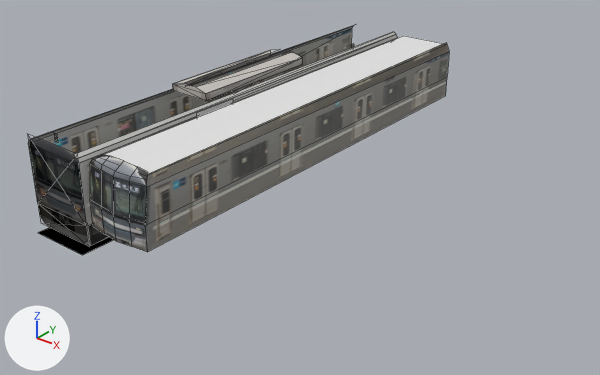
The Blender file モデリング/車両/13000/13000.blend, before and after one commit.
Camera for both pictures: a 50 mm camera at (22.9, -34.6, 14.7) aimed at (4.1, -11.1, 0.1). The axes (+X, +Y, +Z) are drawn at lower left. The lights are the same throughout. Mesh edges are drawn as thin lines.

The older version as bpy lines, for what is in view:
```python
me_mesh_002 = bpy.data.meshes.new('mesh.002')
me_mesh_002.from_pydata(...)  # 4 vertices, 2 faces; spans x -0.1..0.0, y -9.8..9.8, z -0.1..0.1
me_mesh_002.materials.append(mat_13000tc1lgcmaterial_002)
me_平面 = bpy.data.meshes.new('平面')
me_平面.from_pydata([(-1.0, -0.99, 0.0), (1.1, -0.99, 0.0), (-1.0, 1.0, 0.0), (1.1, 1.0, 0.0)], [], [(0, 1, 3, 2)])
me_平面_001 = bpy.data.meshes.new('平面.001')
me_平面_001.from_pydata(...)  # 25 vertices, 16 faces; spans x -1.0..1.0, y -1.0..1.03, z -0.48..0.17
me_平面_001.materials.append(mat_マテリアル)  # picture img_front3_png
me_平面_003 = bpy.data.meshes.new('平面.003')
me_平面_003.from_pydata(...)  # 8 vertices, 3 faces; spans x -1.0..1.0, y -1.01..1.0, z -0.2..0.0
me_平面_003.materials.append(mat_マテリアル_001)  # picture img_side1_png
# before: 0 (-0.96, -0.96, -0.17) at pixel (147, 174), 1 (1.0, -1.01, 0.0) at pixel (147, 251), 2 (-1.0, 1.0, -0.2) at pixel (446, 42), 3 (1.0, 1.0, 0.0) at pixel (445, 95), 6 (0.25, -1.01, 0.0) at pixel (145, 225)
# before: 7 (0.25, 1.0, 0.0) at pixel (447, 76)
ob_13000tc1lgc_002 = bpy.data.objects.new('13000tc1LGc.002', me_mesh_002)
ob_13000tc1lgc_002.location = (-1.35, -9.75, 3.42)
ob_平面 = bpy.data.objects.new('平面', me_平面)
ob_平面.location = (2.96, -9.66, 3.56)
ob_平面.scale = (1.13, 9.5, 1.0)
ob_平面_001 = bpy.data.objects.new('平面.001', me_平面_001)
ob_平面_001.location = (3.0, -19.4, 2.33)
ob_平面_001.rotation_euler = (1.571, 0.0, 0.0)  # degrees (90, 0, 0)
ob_平面_001.scale = (1.38, 1.34, 1.0)
ob_平面_003 = bpy.data.objects.new('平面.003', me_平面_003)
ob_平面_003.location = (4.38, -9.75, 2.32)
ob_平面_003.rotation_euler = (0.0, 1.571, 0.0)  # degrees (0, 90, 0)
ob_平面_003.scale = (1.31, 9.6, 1.0)
# also in view: '13000tc1LGc.011' at (1.4, -9.8, 2.2); '13000tc1LGc.018' at (0.0, -9.8, -0.1); '13000tc1LGc.014' at (0.6, -10.0, 4.0); '13000tc1LGc.012' at (1.4, -9.8, 3.4); '13000tc1LGc.004' at (0.0, -19.5, 0.6)
```
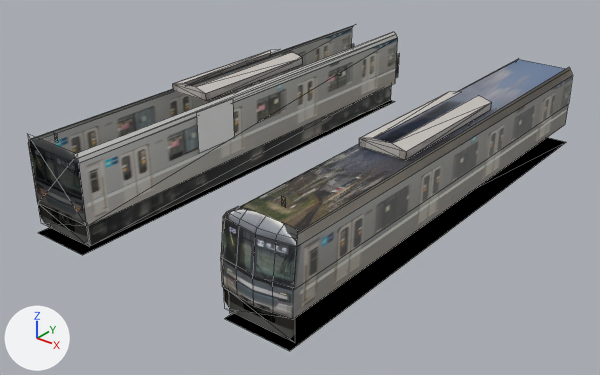
The newer file is also turned or shifted as a whole; pictures and numbers use the older file's frame.

What changed in the scene script:
```text
Add mat_13000tc1lgcmaterial_029:
    mat_13000tc1lgcmaterial_029 = bpy.data.materials.new('13000tc1LGcMaterial.029')
    # colours: black #000000
    # uses the picture img_skirt_png_001
Add mat_13000tc1lgcmaterial_028:
    mat_13000tc1lgcmaterial_028 = bpy.data.materials.new('13000tc1LGcMaterial.028')
    # colours: black #000000
    # uses the picture img_under_png_003
Add mat_13000tc1lgcmaterial_027:
    mat_13000tc1lgcmaterial_027 = bpy.data.materials.new('13000tc1LGcMaterial.027')
    # colours: black #000000
    # uses the picture img_antenna_png_001
Add mat_13000tc1lgcmaterial_026:
    mat_13000tc1lgcmaterial_026 = bpy.data.materials.new('13000tc1LGcMaterial.026')
    # colours: black #000000
    # uses the picture img_cooler2_png_003
Add mat_13000tc1lgcmaterial_025:
    mat_13000tc1lgcmaterial_025 = bpy.data.materials.new('13000tc1LGcMaterial.025')
    # colours: black #000000
    # uses the picture img_cooler_png_005
Add mat_13000tc1lgcmaterial_024:
    mat_13000tc1lgcmaterial_024 = bpy.data.materials.new('13000tc1LGcMaterial.024')
    # colours: black #000000
    # uses the picture img_cooler_png_004
Add mat_13000tc1lgcmaterial_023:
    mat_13000tc1lgcmaterial_023 = bpy.data.materials.new('13000tc1LGcMaterial.023')
    # colours: black #000000
    # uses the picture img_cooler_png_003
Add mat_13000tc1lgcmaterial_022:
    mat_13000tc1lgcmaterial_022 = bpy.data.materials.new('13000tc1LGcMaterial.022')
    # colours: black #000000
    # uses the picture img_cooler2_png_002
Change me_平面:
    where me_平面.from_pydata(...)  # 4 vertices, 1 face; spans x -1.0..1.1, y -0.99..1.0, z 0.0
    add me_平面.materials.append(mat_マテリアル_003)  # picture img_yane_jpg
Change me_平面_003:
    where me_平面_003.from_pydata(...)  # 8 vertices, 3 faces; spans x -1.0..1.0, y -1.01..1.0, z -0.2..0.0
    used by ob_平面_003; location = (4.38, -9.75, 2.32); rotation_euler = (0.0, 1.571, 0.0), in degrees (0, 90, 0); scale = (1.31, 9.6, 1.0)
    me_平面_003 part 1
    add for i in [*range(0, 4), 6, 7]: me_平面_003.vertices[i].co += Vector((0.0, 0.0, 6.08))
    me_平面_003.vertices[4].co: (-0.73, -0.99, 0.0) -> (-0.76, -0.99, 6.08)  # pixel (145, 187) -> pixel (296, 246)
    me_平面_003.vertices[5].co: (-0.71, 1.0, 0.0) -> (-0.74, 1.0, 6.08)  # pixel (449, 51) -> pixel (572, 75)
Add me_mesh_029:
    me_mesh_029.from_pydata([(1.3, 10.0, 0.0), (-1.3, 10.0, 0.0), (-1.3, -10.0, 0.0), (1.3, -10.0, 0.0)], [], [(0, 1, 2), (3, 0, 2)])
    me_mesh_029.materials.append(mat_13000tc1lgcmaterial_030)  # black #000000
Change ob_平面:
    ob_平面.location: (2.96, -9.66, 3.56) -> (9.04, -9.66, 3.52)
Change ob_平面_001:
    ob_平面_001.location: (3.0, -19.4, 2.33) -> (9.07, -19.4, 2.33)
Add ob_13000tc1lgc_028:
    ob_13000tc1lgc_028 = bpy.data.objects.new('13000tc1LGc.028', me_mesh_029)
    ob_13000tc1lgc_028.location = (9.07, -9.46, -0.1)
Add ob_13000tc1lgc_027:
    ob_13000tc1lgc_027 = bpy.data.objects.new('13000tc1LGc.027', me_mesh_028)  # 4 vertices, 4 faces; spans x -1.4..1.4, y 0.0, z -0.41..0.41
    ob_13000tc1lgc_027.location = (9.07, -19.34, 0.58)
Add ob_13000tc1lgc_026:
    ob_13000tc1lgc_026 = bpy.data.objects.new('13000tc1LGc.026', me_mesh_027)  # 4 vertices, 2 faces; spans x 0.0, y -9.6..9.6, z -0.5..0.5
    ob_13000tc1lgc_026.location = (7.87, -9.67, 0.53)
Add ob_13000tc1lgc_025:
    ob_13000tc1lgc_025 = bpy.data.objects.new('13000tc1LGc.025', me_mesh_026)  # 4 vertices, 4 faces; spans x -0.1..0.1, y 0.0, z -0.155..0.155
    ob_13000tc1lgc_025.location = (8.89, -17.9, 3.66)
    ob_13000tc1lgc_025.rotation_euler = (0.0, 0.0, -0.188)  # degrees (0, 0, -11)
Add ob_13000tc1lgc_024:
    ob_13000tc1lgc_024 = bpy.data.objects.new('13000tc1LGc.024', me_mesh_025)  # 4 vertices, 2 faces; spans x 0.0, y -3.0..3.0, z -0.15..0.15
    ob_13000tc1lgc_024.location = (8.16, -10.0, 3.75)
Add ob_13000tc1lgc_023:
    ob_13000tc1lgc_023 = bpy.data.objects.new('13000tc1LGc.023', me_mesh_024)  # 6 vertices, 4 faces; spans x -0.93..0.93, y 0.0, z -0.25..0.2
    ob_13000tc1lgc_023.location = (9.09, -13.0, 3.85)
Add ob_13000tc1lgc_022:
    ob_13000tc1lgc_022 = bpy.data.objects.new('13000tc1LGc.022', me_mesh_023)  # 4 vertices, 2 faces; spans x -0.29..0.29, y -3.0..3.0, z -0.07..0.08
    ob_13000tc1lgc_022.location = (8.45, -10.0, 3.97)
Add ob_13000tc1lgc_021:
    ob_13000tc1lgc_021 = bpy.data.objects.new('13000tc1LGc.021', me_mesh_022)  # 4 vertices, 2 faces; spans x -0.29..0.29, y -3.0..3.0, z -0.08..0.08
    ob_13000tc1lgc_021.location = (9.73, -10.0, 3.98)
Add ob_13000tc1lgc_020:
    ob_13000tc1lgc_020 = bpy.data.objects.new('13000tc1LGc.020', me_mesh_021)  # 4 vertices, 2 faces; spans x 0.0, y -3.0..3.0, z -0.15..0.15
    ob_13000tc1lgc_020.location = (10.02, -10.0, 3.75)
Add ob_平面_004:
    ob_平面_004 = bpy.data.objects.new('平面.004', me_平面_004)  # 8 vertices, 3 faces; spans x -0.91..1.0, y -1.01..1.0, z 0.0..0.17; in mat_マテリアル_002 (picture img_side1_png_001)
    ob_平面_004.location = (7.74, -9.71, 2.35)
    ob_平面_004.rotation_euler = (0.0, 1.571, 0.0)  # degrees (0, 90, 0)
    ob_平面_004.scale = (1.31, 9.6, 1.0)
```

Pixel boxes (x1, y1, x2, y2) of what changed, in the pictures (600 x 375 px):
'平面.003', reshaped (8% narrower, 21% taller): before (145, 43, 449, 251); after (293, 67, 573, 319)
'平面', recoloured, moved: before (104, 36, 443, 174); after (240, 59, 565, 233)
'平面.001', moved: before (90, 154, 148, 252); after (221, 206, 297, 320)
'13000tc1LGc.028', added (black): after (225, 138, 566, 351)
'13000tc1LGc.021', added: after (392, 95, 492, 152)
'13000tc1LGc.027', added: after (223, 288, 295, 338)
'13000tc1LGc.020', added: after (406, 103, 492, 160)
'13000tc1LGc.022', added: after (361, 92, 460, 138)
'13000tc1LGc.023', added: after (359, 138, 406, 160)
'平面.004', added: after (457, 58, 519, 92)
'13000tc1LGc.024', added: after (375, 101, 444, 138)
'13000tc1LGc.025', added: after (281, 197, 286, 207)
'13000tc1LGc.011', unchanged, uncovered by the edit: before (79, 38, 397, 226); after (79, 38, 398, 226)
'13000tc1LGc.016', unchanged, uncovered by the edit: before (88, 211, 146, 245); after (88, 86, 391, 245)
'13000tc1LGc.018', unchanged, uncovered by the edit: before (38, 228, 113, 255); after (38, 100, 395, 255)
'平面.002', unchanged, uncovered by the edit: before (196, 99, 233, 117); after (196, 99, 234, 153)
